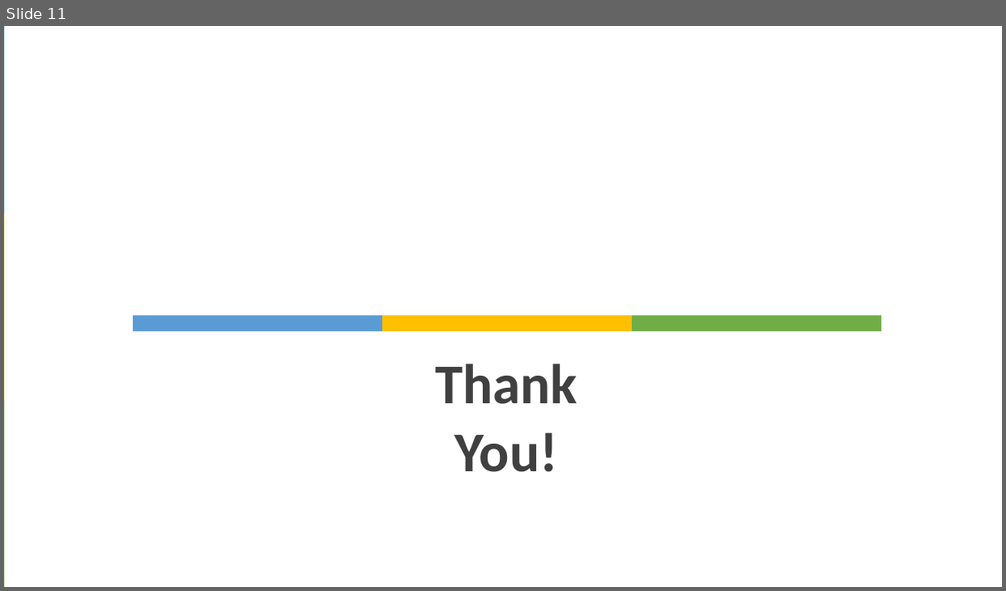
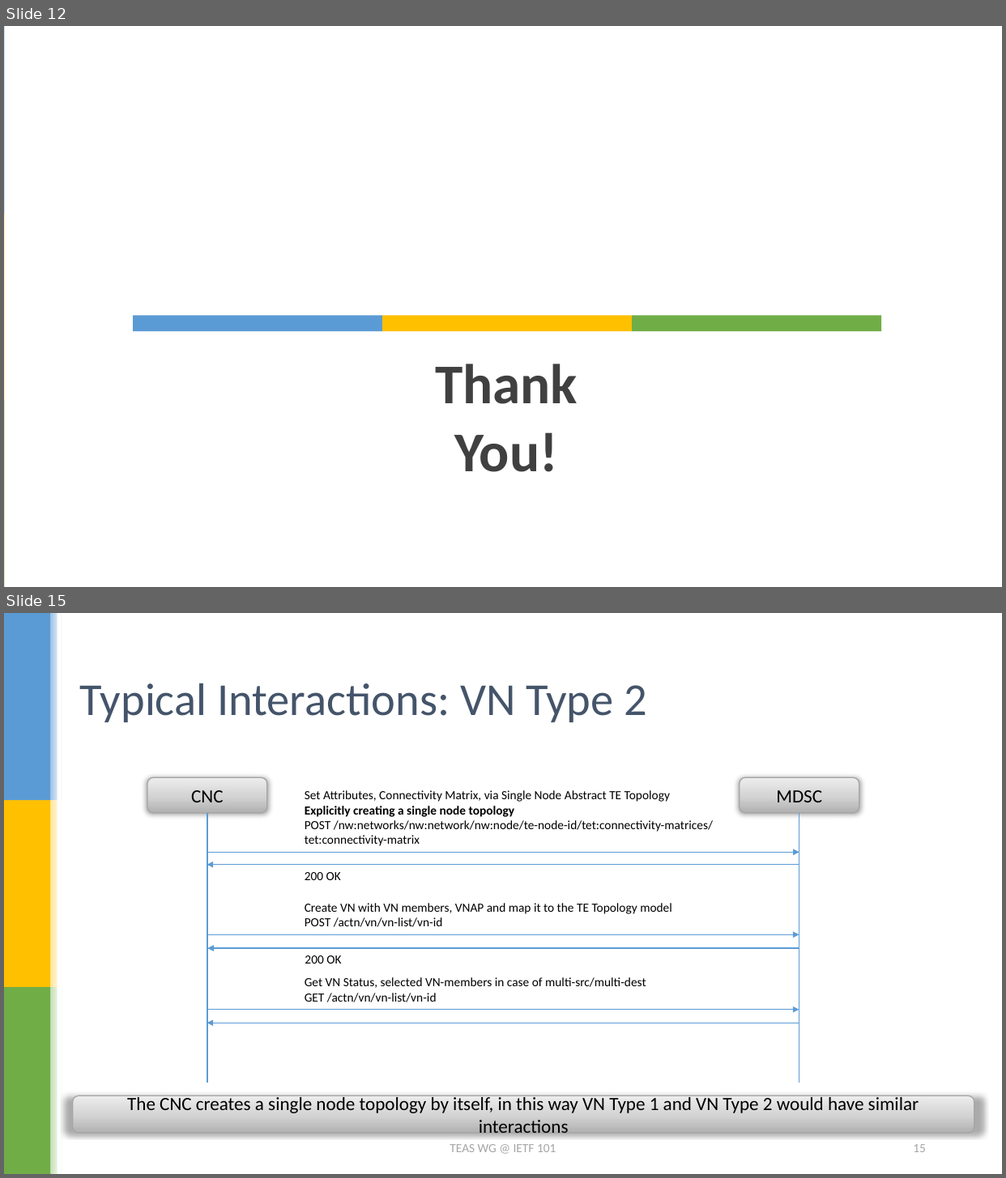
Before and after one commit to dhruvdhody-huawei/101, a slide deck: draft-lee-teas-actn-vn-yang.pptx. Shown one above the other, each under a label of ours: slide 11 before the commit, slides 12 and 15 after it; the slides between them are not shown. The pictures are 1006x591 and 1006x1178 pixels, drawn with LibreOffice and Linux fonts; fonts in the diff are those of the drawing. Boxes give left, top, right and bottom in pixels: in the first picture for what was removed or moved away, otherwise in the second. Text is boxed around its words. In the diff, an @@ line names an element or a change of style, - is before the commit and + after.

```diff
--- a/draft-lee-teas-actn-vn-yang.pptx
+++ b/draft-lee-teas-actn-vn-yang.pptx
@@ slide 15 added at (4,613,1002,1174), background #FFFFFF; not listed: 6 template elements that a slide beside it also shows @@
@@ title added at (80,683,647,722), 44 pt, text #44546A @@
+Typical Interactions: VN Type 2
@@ rounded rectangle added at (147,777,267,813), fill gradient #B1B1B1 to #D5D5D5 to #EDEDED, outline #A5A5A5 1 pt, 18 pt, text #000000 @@
+CNC
@@ rounded rectangle added at (739,777,859,813), fill gradient #B1B1B1 to #D5D5D5 to #EDEDED, outline #A5A5A5 1 pt, 18 pt, text #000000 @@
+MDSC
@@ rectangle added at (50,800,62,987), fill gradient #FFE699 to #FFFFFF @@
@@ text added at (305,790,713,846), 12 pt, text #000000 @@
+Set Attributes, Connectivity Matrix, via Single Node Abstract TE Topology
+Explicitly creating a single node topology
+POST /nw:networks/nw:network/nw:node/te-node-id/tet:connectivity-matrices/tet:connectivity-matrix
@@ line added from (207, 813) to (207, 1082), #5B9BD5 1 pt @@
@@ line added from (799, 813) to (799, 1082), #5B9BD5 1 pt @@
@@ arrow added from (207, 853) to (799, 853), #5B9BD5 1 pt @@
@@ arrow added from (799, 865) to (206, 865), #5B9BD5 1 pt @@
@@ text added at (305,872,341,880), 12 pt, text #000000 @@
+200 OK
@@ text added at (305,903,672,927), 12 pt, text #000000 @@
+Create VN with VN members, VNAP and map it to the TE Topology model
+POST /actn/vn/vn-list/vn-id
@@ arrow added from (206, 935) to (799, 935), #5B9BD5 1 pt @@
@@ arrow added from (799, 948) to (207, 948), #5B9BD5 1 pt @@
@@ text added at (305,956,341,964), 12 pt, text #000000 @@
+200 OK
@@ text added at (305,977,646,1003), 12 pt, text #000000 @@
+Get VN Status, selected VN-members in case of multi-src/multi-dest
+GET /actn/vn/vn-list/vn-id
@@ arrow added from (206, 1010) to (799, 1010), #5B9BD5 1 pt @@
@@ arrow added from (799, 1023) to (206, 1023), #5B9BD5 1 pt @@
@@ rounded rectangle added at (73,1096,975,1133), fill gradient #B1B1B1 to #D5D5D5 to #EDEDED, outline #A5A5A5 1 pt, 18 pt, text #000000 @@
+The CNC creates a single node topology by itself, in this way VN Type 1 and VN Type 2 would have similar interactions
@@ text added at (450,1144,556,1152), 12 pt, text #A5A5A5 @@
+TEAS WG @ IETF 101
@@ page number added at (913,1144,926,1152), 12 pt, text #A5A5A5 @@
+15
@@ what was slide 11 is now slide 12 @@
```
Also in this commit, not shown: 8 slides changed, 6 other slides added, 1 slide removed, 1 other file.
